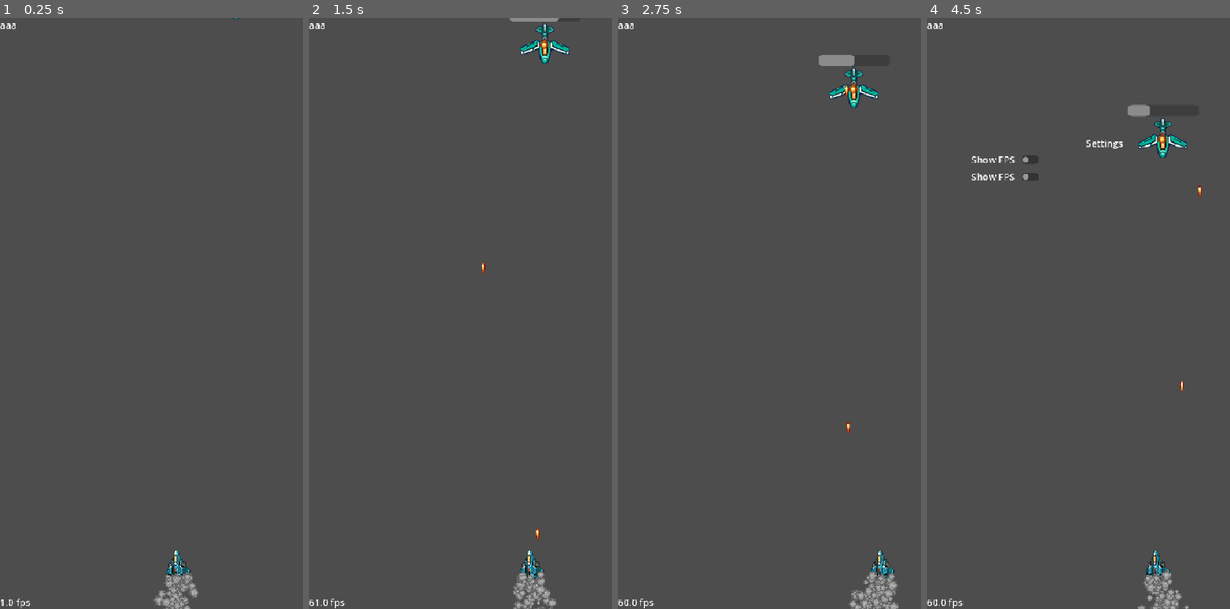
Above: before the commit, frames 1-4 (left to right).
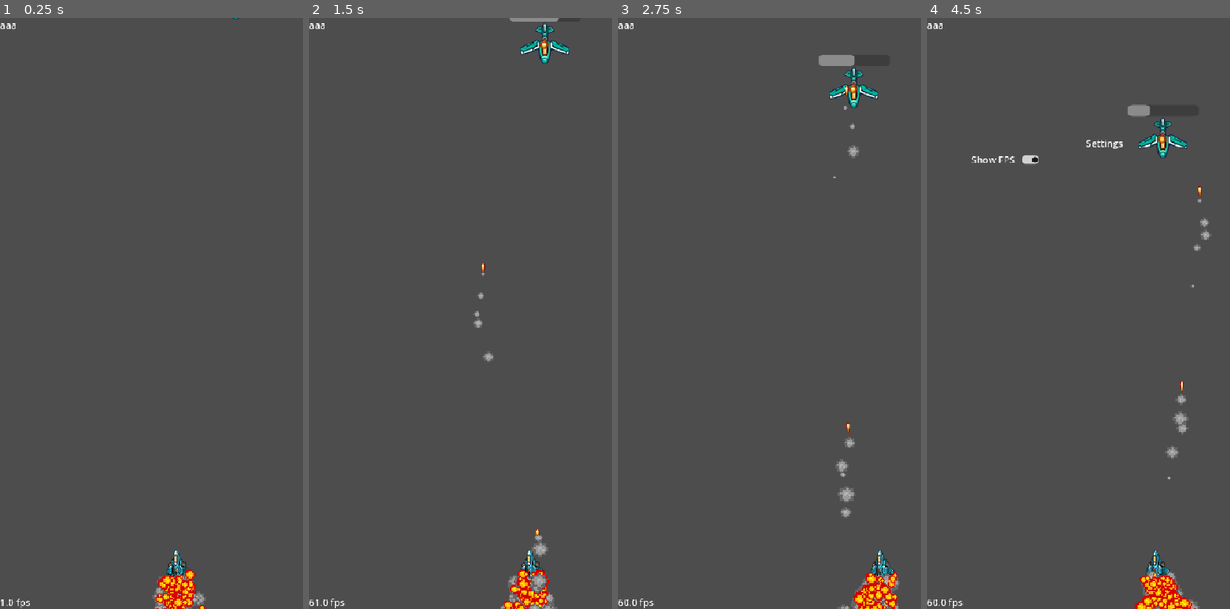
Above: after the commit, the same moments.

Repository: Fatsermint/Space
Game: Godot game, scene res://Scenes/main.tscn
The game is run twice, just before and just after one commit, with the same random seed, the same clock (stepped at 60 frames per second) and the same inputs.
Inputs (mouse positions are in pixels of both pictures, inside the frame that each line leads up to):
- Up to frame 1 (0.25 s): no input
- Up to frame 2 (1.5 s): tap Enter at 0.5 s; move the mouse to (563, 283) at 0.52 s; hold D (right) 0.53-1.28 s; tap F (fire) at 0.6, 1.35 s; click (563, 283) at 0.67 s; move the mouse to (415, 343) at 1.27 s; hold Down from 1.28 s (still down)
- Up to frame 3 (2.75 s): move the mouse to (830, 183) at 2.02 s; release Down at 2.03 s; hold D (right) from 2.03 s (still down); tap Alt at 2.1 s; tap F (fire) at 2.3 s
- Up to frame 4 (4.5 s): move the mouse to (1087, 431) at 2.77 s; release D (right) at 2.78 s; hold Up 2.78-3.53 s; tap Shift at 2.85 s; click (1087, 431) at 2.92 s; tap F (fire) at 3.05, 3.6 s; move the mouse to (1211, 402) at 3.52 s; hold A (left) 3.53-4.25 s; tap Escape (escape) at 4.15 s; click (1030, 159) at 4.27 s

The runs differ from the first frame. In frame 1, 0.8% of the frame differs, in the area x 50-69%, y 93-100%; in frame 2, 1.1%; in frame 3, 1.2%; in frame 4, 1.5%, in the area x 14-94%, y 23-100%.

Commit message:
I added more particles and made player's particles better

Diff:
--- /dev/null
+++ b/Assets/fireball.svg
@@ -0,0 +1,248 @@
+<?xml version="1.0" encoding="UTF-8" standalone="no"?>
+<!-- Created with Inkscape (http://www.inkscape.org/) -->
+
+<svg
+   width="50"
+   height="50"
+   viewBox="0 0 13.229166 13.229167"
+   version="1.1"
+   id="svg1"
+   inkscape:version="1.4.3 (0d15f75042, 2025-12-25)"
+   sodipodi:docname="fireball.svg"
+   xml:space="preserve"
+   xmlns:inkscape="http://www.inkscape.org/namespaces/inkscape"
+   xmlns:sodipodi="http://sodipodi.sourceforge.net/DTD/sodipodi-0.dtd"
+   xmlns="http://www.w3.org/2000/svg"
+   xmlns:svg="http://www.w3.org/2000/svg"><sodipodi:namedview
+     id="namedview1"
+     pagecolor="#ffffff"
+     bordercolor="#000000"
+     borderopacity="0.25"
+     inkscape:showpageshadow="2"
+     inkscape:pageopacity="0.0"
+     inkscape:pagecheckerboard="0"
+     inkscape:deskcolor="#d1d1d1"
+     inkscape:document-units="mm"
+     showgrid="true"
+     inkscape:zoom="16"
+     inkscape:cx="28.46875"
+     inkscape:cy="24.21875"
+     inkscape:window-width="2560"
+     inkscape:window-height="1368"
+     inkscape:window-x="0"
+     inkscape:window-y="0"
+     inkscape:window-maximized="1"
+     inkscape:current-layer="layer1"><inkscape:grid
+       id="grid1"
+       units="px"
+       originx="0"
+       originy="0"
+       spacingx="0.26458333"
+       spacingy="0.26458333"
+       empcolor="#0099e5"
+       empopacity="0.30196078"
+       color="#0099e5"
+       opacity="0.14901961"
+       empspacing="5"
+       enabled="true"
+       visible="true" /></sodipodi:namedview><defs
+     id="defs1" /><g
+     inkscape:label="Layer 1"
+     inkscape:groupmode="layer"
+     id="layer1"><rect
+       style="fill:#d40000;stroke-width:0.265057"
+       id="rect167"
+       width="1.3229166"
+       height="1.3229166"
+       x="9.2604179"
+       y="-6.614583"
+       transform="scale(1,-1)" /><rect
+       style="fill:#d40000;stroke-width:0.265057"
+       id="rect170"
+       width="1.3229166"
+       height="1.3229166"
+       x="6.6145859"
+       y="-3.96875"
+       transform="scale(1,-1)" /><rect
+       style="fill:#d40000;stroke-width:0.265057"
+       id="rect171"
+       width="1.3229166"
+       height="1.3229166"
+       x="5.2916698"
+       y="-3.96875"
+       transform="scale(1,-1)" /><rect
+       style="fill:#d40000;stroke-width:0.265057"
+       id="rect172"
+       width="1.3229166"
+       height="1.3229166"
+       x="3.9687538"
+       y="-3.96875"
+       transform="scale(1,-1)" /><rect
+       style="fill:#d40000;stroke-width:0.265057"
+       id="rect173"
+       width="1.3229166"
+       height="1.3229166"
+       x="3.9687541"
+       y="-5.2916665"
+       transform="scale(1,-1)" /><rect
+       style="fill:#d40000;stroke-width:0.265057"
+       id="rect174"
+       width="1.3229166"
+       height="1.3229166"
+       x="2.645838"
+       y="-5.2916665"
+       transform="scale(1,-1)" /><rect
+       style="fill:#d40000;stroke-width:0.265057"
+       id="rect175"
+       width="1.3229166"
+       height="1.3229166"
+       x="2.6458383"
+       y="-6.614583"
+       transform="scale(1,-1)" /><rect
+       style="fill:#d40000;stroke-width:0.265057"
+       id="rect176"
+       width="1.3229166"
+       height="1.3229166"
+       x="2.6458385"
+       y="-7.9374995"
+       transform="scale(1,-1)" /><rect
+       style="fill:#d40000;stroke-width:0.265057"
+       id="rect178"
+       width="1.3229166"
+       height="1.3229166"
+       x="3.9687552"
+       y="-9.260416"
+       transform="scale(1,-1)" /><rect
+       style="fill:#d40000;stroke-width:0.265057"
+       id="rect180"
+       width="1.3229166"
+       height="1.3229166"
+       x="5.2916722"
+       y="-10.583332"
+       transform="scale(1,-1)" /><rect
+       style="fill:#d40000;stroke-width:0.265057"
+       id="rect181"
+       width="1.3229166"
+       height="1.3229166"
+       x="6.6145887"
+       y="-10.583332"
+       transform="scale(1,-1)" /><rect
+       style="fill:#d40000;stroke-width:0.265057"
+       id="rect182"
+       width="1.3229166"
+       height="1.3229166"
+       x="7.9375052"
+       y="-9.2604151"
+       transform="scale(1,-1)" /><rect
+       style="fill:#d40000;stroke-width:0.265057"
+       id="rect183"
+       width="1.3229166"
+       height="1.3229166"
+       x="9.2604179"
+       y="-7.9374995"
+       transform="scale(1,-1)" /><rect
+       style="fill:#d40000;stroke-width:0.265057"
+       id="rect184"
+       width="1.3229166"
+       height="1.3229166"
+       x="7.9375019"
+       y="-5.2916665"
+       transform="scale(1,-1)" /><rect
+       style="fill:#ffa405;fill-opacity:1;stroke-width:0.265057"
+       id="rect186"
+       width="1.3229166"
+       height="1.3229166"
+       x="7.9375019"
+       y="-6.614583"
+       transform="scale(1,-1)" /><rect
+       style="fill:#ffa405;fill-opacity:1;stroke-width:0.265057"
+       id="rect187"
+       width="1.3229166"
+       height="1.3229166"
+       x="7.9375019"
+       y="-7.9374995"
+       transform="scale(1,-1)" /><rect
+       style="fill:#ffa405;fill-opacity:1;stroke-width:0.265057"
+       id="rect188"
+       width="1.3229166"
+       height="1.3229166"
+       x="6.6145887"
+       y="-9.2604151"
+       transform="scale(1,-1)" /><rect
+       style="fill:#ffa405;fill-opacity:1;stroke-width:0.265057"
+       id="rect189"
+       width="1.3229166"
+       height="1.3229166"
+       x="3.9687552"
+       y="-7.9374995"
+       transform="scale(1,-1)" /><rect
+       style="fill:#ffa405;fill-opacity:1;stroke-width:0.265057"
+       id="rect190"
+       width="1.3229166"
+       height="1.3229166"
+       x="5.2916708"
+       y="-5.2916665"
+       transform="scale(1,-1)" /><rect
+       style="fill:#ffa405;fill-opacity:1;stroke-width:0.265057"
+       id="rect191"
+       width="1.3229166"
+       height="1.3229166"
+       x="5.2916718"
+       y="-9.260416"
+       transform="scale(1,-1)" /><rect
+       style="fill:#ffc007;fill-opacity:1;stroke-width:0.265057"
+       id="rect193"
+       width="1.3229166"
+       height="1.3229166"
+       x="6.6145873"
+       y="-5.2916665"
+       transform="scale(1,-1)" /><rect
+       style="fill:#ffc007;fill-opacity:1;stroke-width:0.265057"
+       id="rect194"
+       width="1.3229166"
+       height="1.3229166"
+       x="6.6145873"
+       y="-6.614583"
+       transform="scale(1,-1)" /><rect
+       style="fill:#ffc007;fill-opacity:1;stroke-width:0.265057"
+       id="rect195"
+       width="1.3229166"
+       height="1.3229166"
+       x="5.2916718"
+       y="-7.9374995"
+       transform="scale(1,-1)" /><rect
+       style="fill:#ffc007;fill-opacity:1;stroke-width:0.265057"
+       id="rect196"
+       width="1.3229166"
+       height="1.3229166"
+       x="3.9687548"
+       y="-6.614583"
+       transform="scale(1,-1)" /><rect
+       style="fill:#ffee07;fill-opacity:1;stroke-width:0.265057"
+       id="rect198"
+       width="1.3229166"
+       height="1.3229166"
+       x="6.6145859"
+       y="-7.9374995"
+       transform="scale(1,-1)" /><rect
+       style="fill:#ffee07;fill-opacity:1;stroke-width:0.265057"
+       id="rect199"
+       width="1.3229166"
+       height="1.3229166"
+       x="5.2916713"
+       y="-6.614583"
+       transform="scale(1,-1)" /><rect
+       style="fill:#d40000;stroke-width:0.265057"
+       id="rect202"
+       width="1.3229166"
+       height="1.3229166"
+       x="7.9375052"
+       y="-10.583332"
+       transform="scale(1,-1)" /><rect
+       style="fill:#d40000;stroke-width:0.265057"
+       id="rect201"
+       width="1.3229166"
+       height="1.3229166"
+       x="7.9375052"
+       y="-10.583332"
+       transform="scale(1,-1)" /></g></svg>
--- a/Scenes/bullet.tscn
+++ b/Scenes/bullet.tscn
@@ -2,9 +2,19 @@
 
 [ext_resource type="Texture2D" uid="uid://dma87tyjcp1we" path="res://Assets/SpaceRage/SpaceRage/FX/vulcan_1.png" id="1_xjght"]
 [ext_resource type="Script" uid="uid://cq7klo7ivdlaa" path="res://Scripts/bullet.gd" id="2_oduel"]
+[ext_resource type="Texture2D" uid="uid://ck4vskmy4383n" path="res://Assets/drawing.svg" id="3_ycag2"]
 
 [sub_resource type="RectangleShape2D" id="RectangleShape2D_g1hc3"]
 size = Vector2(6, 20)
+
+[sub_resource type="ParticleProcessMaterial" id="ParticleProcessMaterial_6afsh"]
+spread = 30.0
+flatness = 0.2
+initial_velocity_min = 179.03
+initial_velocity_max = 454.84
+gravity = Vector3(0, 200, 0)
+scale_min = 0.099999994
+scale_max = 0.75
 
 [node name="Sprite2D" type="Sprite2D" unique_id=1880055835 groups=["bullets"]]
 texture = ExtResource("1_xjght")
@@ -14,3 +24,13 @@
 
 [node name="CollisionShape2D" type="CollisionShape2D" parent="Area2D" unique_id=871275355]
 shape = SubResource("RectangleShape2D_g1hc3")
+
+[node name="GPUParticles2D" type="GPUParticles2D" parent="." unique_id=1660914974]
+position = Vector2(1.0000001, 2)
+rotation = 1.5707964
+amount = 5
+texture = ExtResource("3_ycag2")
+lifetime = 0.2
+speed_scale = 1.3
+fixed_fps = 60
+process_material = SubResource("ParticleProcessMaterial_6afsh")
--- a/Scenes/player.tscn
+++ b/Scenes/player.tscn
@@ -2,18 +2,22 @@
 
 [ext_resource type="Script" uid="uid://clr4qo5juqok0" path="res://Scripts/character_body_2d.gd" id="1_cvnsp"]
 [ext_resource type="Texture2D" uid="uid://dc10lwmf4013d" path="res://Assets/SpaceRage/SpaceRage/Player/player_b_l1.png" id="2_6t5aa"]
-[ext_resource type="Texture2D" uid="uid://ck4vskmy4383n" path="res://Assets/drawing.svg" id="3_6t5aa"]
+[ext_resource type="Texture2D" uid="uid://bfnmc5brmswlu" path="res://Assets/fireball.svg" id="3_6t5aa"]
+[ext_resource type="Texture2D" uid="uid://ck4vskmy4383n" path="res://Assets/drawing.svg" id="4_vgqql"]
 
 [sub_resource type="CircleShape2D" id="CircleShape2D_g1hc3"]
 
 [sub_resource type="ParticleProcessMaterial" id="ParticleProcessMaterial_g1hc3"]
-spread = 30.0
-flatness = 0.2
+emission_shape = 1
+emission_sphere_radius = 12.48
+spread = 24.737
 initial_velocity_min = 179.03
 initial_velocity_max = 454.84
-gravity = Vector3(0, 200, 0)
+use_scale_3d = true
+scale_3d_min = Vector3(0.18, 0.18, 0.18)
+scale_3d_max = Vector3(0.74, 0.74, 0.74)
 scale_min = 0.099999994
-scale_max = 0.5
+scale_max = 0.75
 
 [node name="CharacterBody2D" type="CharacterBody2D" unique_id=822506584]
 rotation = 3.1415927
@@ -29,28 +33,58 @@
 [node name="Node" type="Node2D" parent="." unique_id=1522143223]
 position = Vector2(-2.1855694e-06, -25)
 
+[node name="GPUParticles2D4" type="GPUParticles2D" parent="Node" unique_id=1129484798]
+position = Vector2(0.99999887, -2)
+rotation = -1.5707964
+amount = 50
+texture = ExtResource("4_vgqql")
+lifetime = 0.3
+preprocess = 0.76
+fixed_fps = 60
+process_material = SubResource("ParticleProcessMaterial_g1hc3")
+
+[node name="GPUParticles2D5" type="GPUParticles2D" parent="Node" unique_id=1623139225]
+position = Vector2(15, 2.999998)
+rotation = -1.5707964
+amount = 50
+texture = ExtResource("4_vgqql")
+lifetime = 0.3
+preprocess = 0.76
+fixed_fps = 60
+process_material = SubResource("ParticleProcessMaterial_g1hc3")
+
+[node name="GPUParticles2D6" type="GPUParticles2D" parent="Node" unique_id=444943342]
+position = Vector2(-17, 3.000002)
+rotation = -1.5707964
+amount = 50
+texture = ExtResource("4_vgqql")
+lifetime = 0.3
+preprocess = 0.76
+fixed_fps = 60
+process_material = SubResource("ParticleProcessMaterial_g1hc3")
+
 [node name="GPUParticles2D" type="GPUParticles2D" parent="Node" unique_id=865905018]
-position = Vector2(1.0000005, 6)
+position = Vector2(1.0000002, 3)
 rotation = -1.5707964
-amount = 40
+amount = 25
 texture = ExtResource("3_6t5aa")
 lifetime = 0.3
 fixed_fps = 60
 process_material = SubResource("ParticleProcessMaterial_g1hc3")
 
 [node name="GPUParticles2D2" type="GPUParticles2D" parent="Node" unique_id=1914383366]
-position = Vector2(15.000001, 10.999999)
+position = Vector2(15.000001, 7.999999)
 rotation = -1.5707964
-amount = 30
+amount = 25
 texture = ExtResource("3_6t5aa")
 lifetime = 0.3
 fixed_fps = 60
 process_material = SubResource("ParticleProcessMaterial_g1hc3")
 
 [node name="GPUParticles2D3" type="GPUParticles2D" parent="Node" unique_id=455309467]
-position = Vector2(-17, 11.000002)
+position = Vector2(-17, 8.000002)
 rotation = -1.5707964
-amount = 30
+amount = 25
 texture = ExtResource("3_6t5aa")
 lifetime = 0.3
 fixed_fps = 60
--- a/Scenes/settings.gd
+++ b/Scenes/settings.gd
@@ -7,7 +7,8 @@
 
 
 func _on_check_button_pressed() -> void:
-	$VBoxContainer/HBoxContainer/CheckButton.button_pressed
+	print("impoertat")
+	showFps($VBoxContainer/HBoxContainer/CheckButton.button_pressed)
 func _process(delta: float) -> void:
 	fpsLabel.text = str(Engine.get_frames_per_second())
 	fpsLabel.text += " fps"
--- a/Scenes/settings.tscn
+++ b/Scenes/settings.tscn
@@ -5,7 +5,7 @@
 [sub_resource type="StyleBoxFlat" id="StyleBoxFlat_6vvc2"]
 draw_center = false
 
-[node name="Settings" type="CanvasLayer" unique_id=889226159]
+[node name="Settings" type="CanvasLayer" unique_id=889226159 groups=["disabledFromPause"]]
 script = ExtResource("1_4geyq")
 
 [node name="VBoxContainer" type="VBoxContainer" parent="." unique_id=478103989]
@@ -44,17 +44,6 @@
 layout_mode = 2
 theme_override_styles/pressed = SubResource("StyleBoxFlat_6vvc2")
 
-[node name="HBoxContainer3" type="HBoxContainer" parent="VBoxContainer" unique_id=32424571]
-layout_mode = 2
-
-[node name="Label" type="Label" parent="VBoxContainer/HBoxContainer3" unique_id=1732372655]
-layout_mode = 2
-text = "Show FPS"
-
-[node name="CheckButton" type="CheckButton" parent="VBoxContainer/HBoxContainer3" unique_id=1899999775]
-layout_mode = 2
-theme_override_styles/pressed = SubResource("StyleBoxFlat_6vvc2")
-
 [node name="Label" type="Label" parent="." unique_id=953862698]
 anchors_preset = 2
 anchor_top = 1.0
--- a/Scripts/main.gd
+++ b/Scripts/main.gd
@@ -45,8 +45,8 @@
 			child.process_mode = Node.PROCESS_MODE_INHERIT
 	else:
 		for child in self.get_children():
-
-			child.process_mode = Node.PROCESS_MODE_DISABLED
+			if not child.is_in_group("disabledFromPause"):
+				child.process_mode = Node.PROCESS_MODE_DISABLED
 func _ready() -> void:
 	generate_level(GlobalVariables.playerInfo["level"])
 
--- a/project.godot
+++ b/project.godot
@@ -34,6 +34,7 @@
 
 bullets="player's bullets"
 enemy=""
+disabledFromPause=""
 
 [gui]
 
Not shown, added: Assets/fireball.svg.import
